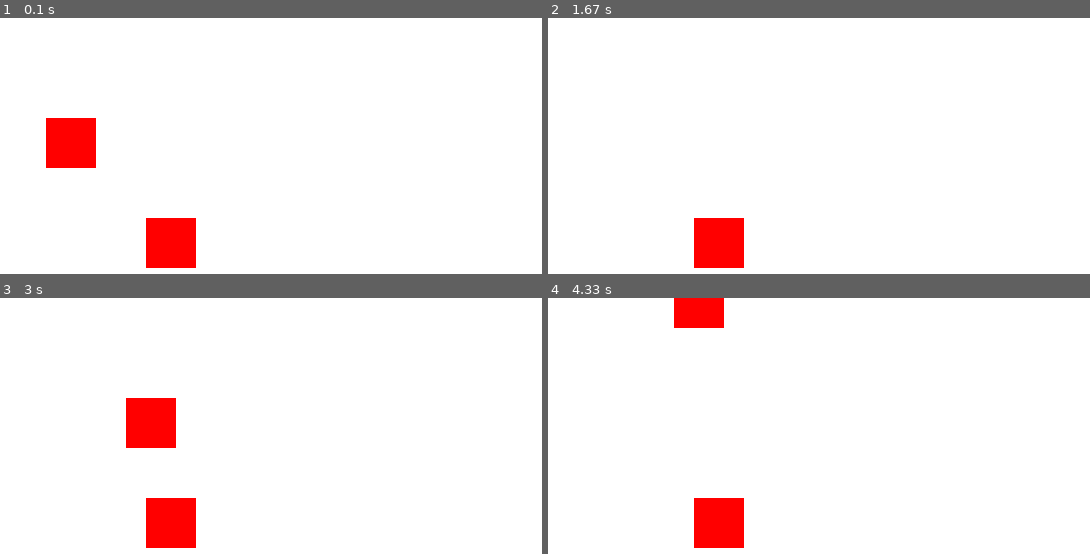
Above: before the commit, frames 1-4 (two rows, left to right).
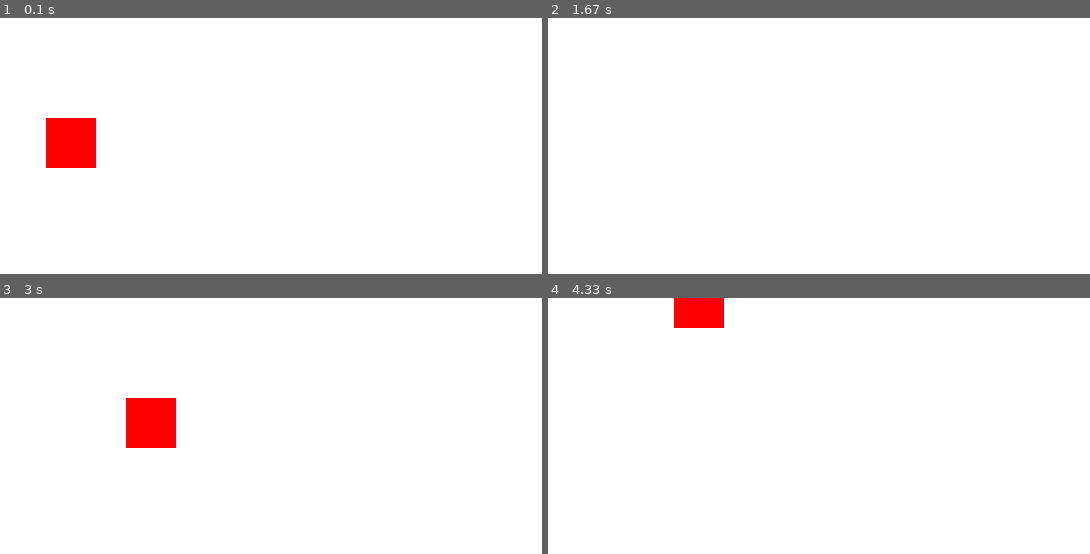
Above: after the commit, the same moments.

Repository: an0unym0us3/genesis_mk1
Game: pygame game, started from neil_collision.py
Two runs of this game, one before a commit and one after it. Both use one fixed random seed, a clock stepped at 60 frames per second and the inputs below.
Inputs:
- Up to frame 1 (0.1 s): no input
- Up to frame 2 (1.67 s): hold Right 0.33-0.8 s; hold Up 0.83-1.13 s
- Up to frame 3 (3 s): hold Down 2.23-2.53 s; hold Left 2.57-2.97 s
- Up to frame 4 (4.33 s): hold Up 3-3.37 s; hold Down from 4.07 s (still down)

The runs differ from the first frame. In frame 1, 1.8% of the frame differs, in the area x 26-37%, y 78-98%; in frame 2, 1.8%; in frame 3, 1.8%; in frame 4, 1.8%.

Commit message:
added transperancy
Transperancy is not a in built method in the rect class. Found a function on stack overflow to do that.

Diff:
--- a/neil_collision.py
+++ b/neil_collision.py
@@ -1,5 +1,10 @@
 import pygame
 import sys
+
+def draw_rect_alpha(surface, color, rect):
+    shape_surf = pygame.Surface(pygame.Rect(rect).size, pygame.SRCALPHA)
+    pygame.draw.rect(shape_surf, color, shape_surf.get_rect())
+    surface.blit(shape_surf, rect)
 
 # Initialize Pygame
 pygame.init()
@@ -12,6 +17,7 @@
 # Set up colors
 white = (255, 255, 255)
 red = (255, 0, 0)
+trans_color = (0, 255, 0,127)
 
 # Set up rectangles
 rect1 = pygame.Rect(100, 100, 50, 50)
@@ -49,9 +55,9 @@
     # Clear the screen
     screen.fill(white)
 
-    # Draw rectangles
-    pygame.draw.rect(screen, red, rect1)
-    pygame.draw.rect(screen, red, rect2)
+    # Draw rectangles using the draw_rect_alpha function
+    draw_rect_alpha(screen, red, rect1)
+    draw_rect_alpha(screen, 0, rect2)
 
     # Update the display
     pygame.display.flip()
